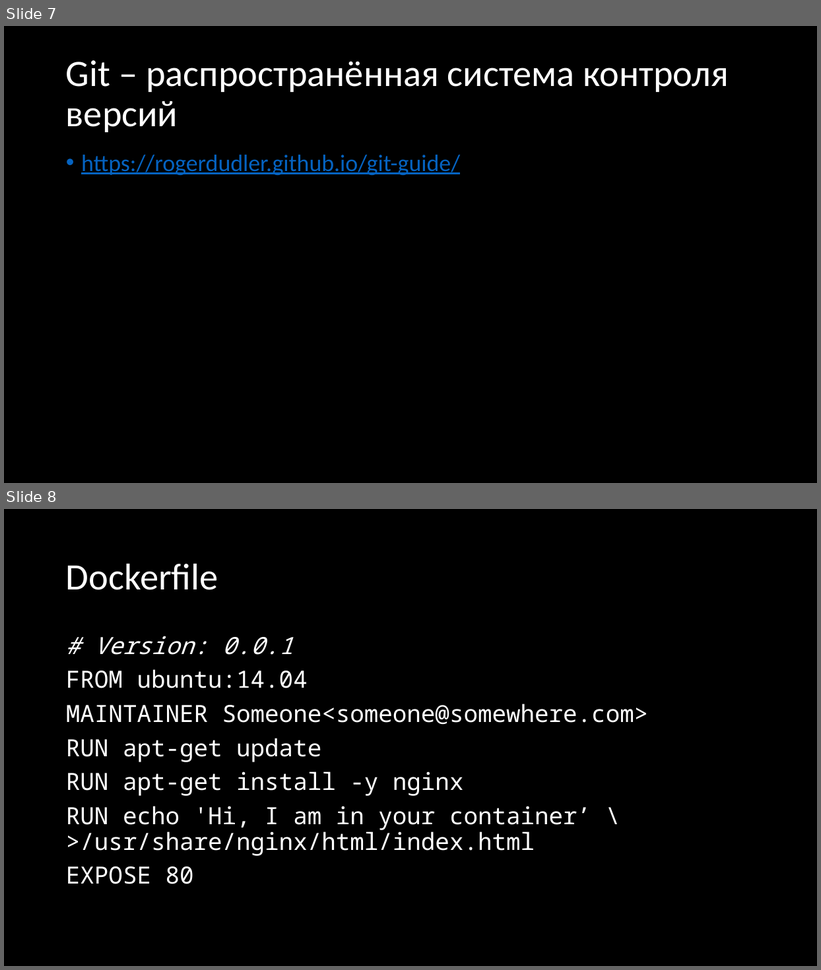
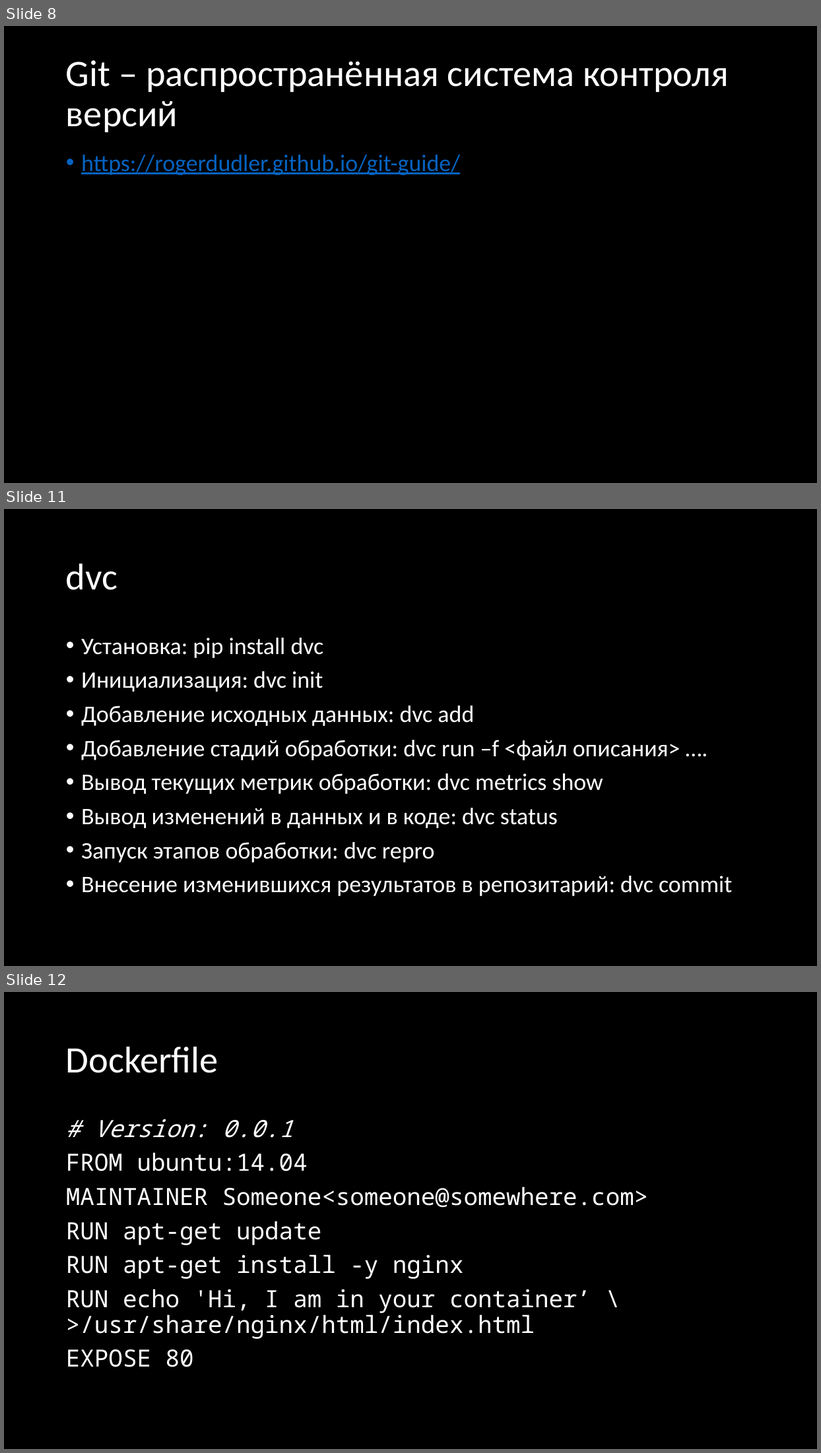
Before and after one commit to anakham/MIET.AI.Course, a slide deck: Лекция 0/Лекция 0. Вводная.pptx. Shown one above the other, each under a label of ours: slides 7 and 8 before the commit, slides 8, 11 and 12 after it; the slides between them are not shown. The pictures are 821x970 and 821x1453 pixels, drawn with LibreOffice and Linux fonts; fonts in the diff are those of the drawing. Boxes give left, top, right and bottom in pixels: in the first picture for what was removed or moved away, otherwise in the second. Text is boxed around its words. In the diff, an @@ line names an element or a change of style, - is before the commit and + after.

```diff
--- a/Лекция 0/Лекция 0. Вводная.pptx
+++ b/Лекция 0/Лекция 0. Вводная.pptx
@@ slide 11 added at (x1=4, y1=509, x2=817, y2=966), background #000000 @@
@@ title added at (x1=66, y1=563, x2=118, y2=590), 44 pt, text #FFFFFF @@
+dvc
@@ text added at (x1=81, y1=638, x2=732, y2=896), 28 pt, text #FFFFFF @@
+• Установка: pip install dvc
+• Инициализация: dvc init
+• Добавление исходных данных: dvc add
+• Добавление стадий обработки: dvc run –f <файл описания> ….
+• Вывод текущих метрик обработки: dvc metrics show
+• Вывод изменений в данных и в коде: dvc status
+• Запуск этапов обработки: dvc repro
+• Внесение изменившихся результатов в репозитарий: dvc commit
@@ what was slide 7 is now slide 8 @@
@@ what was slide 8 is now slide 12 @@
```
Also in this commit, not shown: 3 slides changed, 3 other slides added, 2 other files.
